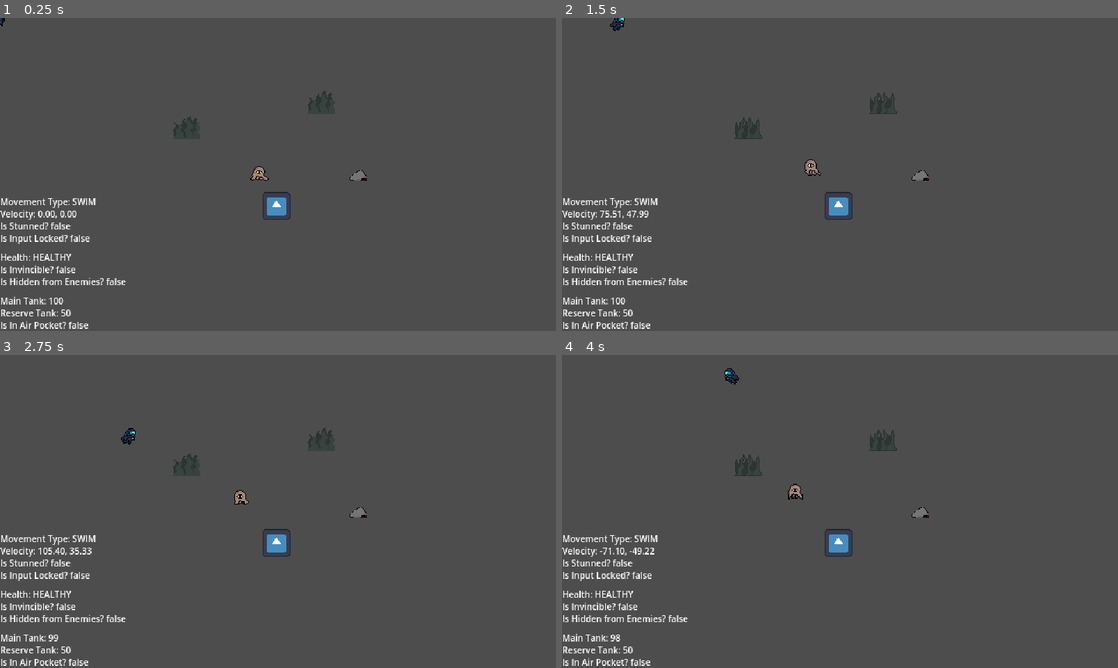
Above: before the commit, frames 1-4 (two rows, left to right).
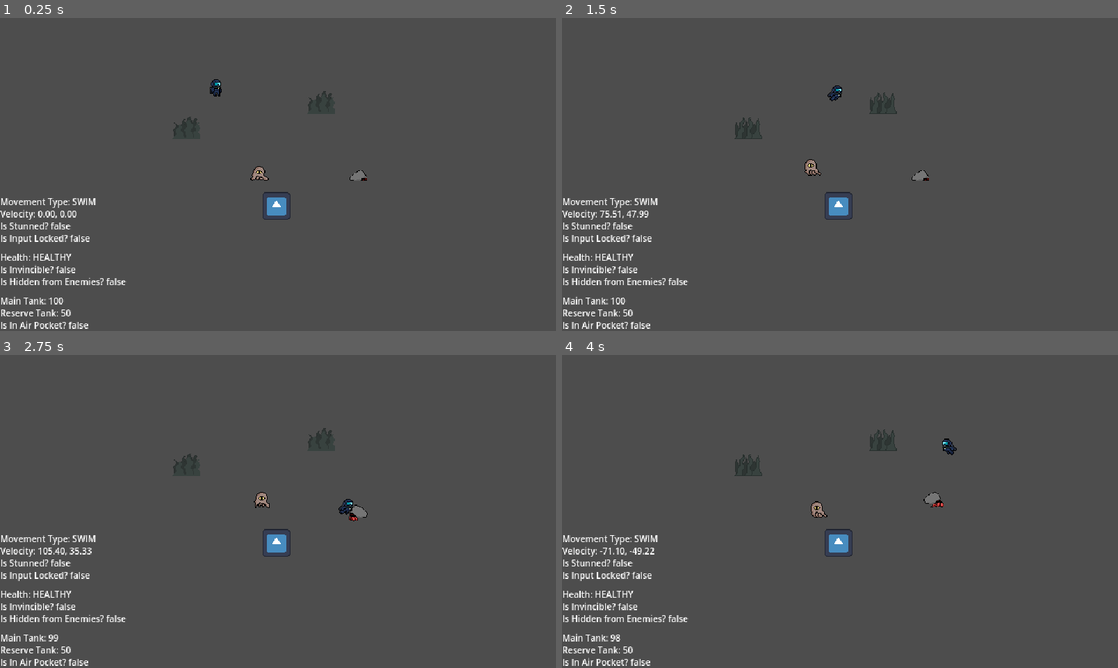
Above: after the commit, the same moments.

Repository: Absolute-Cinema-GameDev/callisto-game
Game: Godot game, scene res://scenes/main.tscn
Same seed, same stepped clock (60 frames per second), same inputs: the game is played once before the commit and once after it. The engine's default icon, where the game draws it, is replaced by a stand-in: a white triangle on a blue panel in a dark square.
Inputs:
- Up to frame 1 (0.25 s): no input
- Up to frame 2 (1.5 s): hold D (move_right) 0.53-1.28 s; hold Space (interact) 0.53-1.28 s; hold S (move_down) from 1.28 s (still down); tap Space (interact) at 1.35 s
- Up to frame 3 (2.75 s): release S (move_down) at 2.03 s; hold D (move_right) from 2.03 s (still down); hold Space (interact) from 2.03 s (still down)
- Up to frame 4 (4 s): release D (move_right) at 2.78 s; release Space (interact) at 2.78 s; hold W (move_up) 2.78-3.53 s; tap Space (interact) at 2.85 s; hold A (move_left) from 3.53 s (still down); hold Space (interact) from 3.53 s (still down)

The runs differ from the first frame. In frame 1, 0.1% of the frame differs, in the area x 0-40%, y 0-26%; in frame 2, 0.2%; in frame 3, 0.4%; in frame 4, 0.6%, in the area x 29-71%, y 4-52%.

Commit message:
Fix attack bug

Diff:
--- a/scenes/entities/patrol/patrol.gd
+++ b/scenes/entities/patrol/patrol.gd
@@ -23,7 +23,7 @@
 
 var can_attack: bool = false
 var is_attacking: bool = false
-var attack_cooldown: float = 1.0
+var attack_cooldown: float = 0.5
 var attack_timer: float = 0.0
 var attack_box_collision_base_offset: float = 13.0
 
@@ -83,7 +83,11 @@
 
 			var to_player = (player.global_position - global_position).normalized()
 			velocity = to_player * chase_speed
-
+			if not anim_player.is_playing() or (anim_player.current_animation != "chase" and anim_player.has_animation("chase")):
+				if anim_player.has_animation("chase"):
+					anim_player.play("chase")
+				else:
+					anim_player.play("swim")
 			if velocity.length() > 1:
 				vision_area.rotation = velocity.angle()
 			move_and_slide()
@@ -92,6 +96,10 @@
 
 	elif state == "attack":
 		velocity = Vector2.ZERO
+		if not can_attack:
+			is_attacking = false
+			_enter_chase_state()
+			return
 		if not is_attacking:
 			is_attacking = true
 			anim_player.play("attack")
@@ -132,6 +140,8 @@
 	state_time = 0.0
 	state_duration = randf_range(min_move_time, max_move_time)
 	_set_random_direction()
+	if anim_player.has_animation("swim"):
+		anim_player.play("swim")
 
 func _enter_idle_state():
 	state = "idle"
@@ -141,6 +151,11 @@
 func _enter_chase_state():
 	state = "chase"
 	state_time = 0.0
+	is_attacking = false
+	if anim_player.has_animation("chase"):
+		anim_player.play("chase")
+	else:
+		anim_player.play("swim")
 
 func _enter_attack_state():
 	state = "attack"
--- a/scenes/entities/patrol/patrol.tscn
+++ b/scenes/entities/patrol/patrol.tscn
@@ -25,7 +25,6 @@
 [sub_resource type="Animation" id="Animation_vevqw"]
 resource_name = "attack"
 length = 0.3
-loop_mode = 1
 tracks/0/type = "value"
 tracks/0/imported = false
 tracks/0/enabled = true
@@ -33,7 +32,7 @@
 tracks/0/interp = 1
 tracks/0/loop_wrap = true
 tracks/0/keys = {
-"times": PackedFloat32Array(0, 0.0333333, 0.0666667, 0.1, 0.133333, 0.166667, 0.2, 0.233333, 0.8, 0.9),
+"times": PackedFloat32Array(0, 0.0333333, 0.0666667, 0.1, 0.133333, 0.166667, 0.2, 0.233333, 0.266667, 0.3),
 "transitions": PackedFloat32Array(1, 1, 1, 1, 1, 1, 1, 1, 1, 1),
 "update": 1,
 "values": [20, 21, 10, 11, 12, 13, 14, 16, 17, 18]
@@ -76,6 +75,7 @@
 [sub_resource type="Animation" id="Animation_j1xoo"]
 resource_name = "swim"
 length = 0.75
+loop_mode = 1
 tracks/0/type = "value"
 tracks/0/imported = false
 tracks/0/enabled = true
@@ -89,10 +89,28 @@
 "values": [20, 21, 22, 23, 24, 25, 26, 27]
 }
 
+[sub_resource type="Animation" id="Animation_twc6q"]
+resource_name = "chase"
+length = 0.6
+loop_mode = 1
+tracks/0/type = "value"
+tracks/0/imported = false
+tracks/0/enabled = true
+tracks/0/path = NodePath("Sprite2D:frame")
+tracks/0/interp = 1
+tracks/0/loop_wrap = true
+tracks/0/keys = {
+"times": PackedFloat32Array(3.72529e-08, 0.1, 0.2, 0.3, 0.4, 0.5, 0.6),
+"transitions": PackedFloat32Array(1, 1, 1, 1, 1, 1, 1),
+"update": 1,
+"values": [21, 22, 23, 24, 25, 26, 27]
+}
+
 [sub_resource type="AnimationLibrary" id="AnimationLibrary_f6fpu"]
 _data = {
 "RESET": SubResource("Animation_y6uhk"),
 "attack": SubResource("Animation_vevqw"),
+"chase": SubResource("Animation_twc6q"),
 "idle": SubResource("Animation_7dp2n"),
 "stun": SubResource("Animation_sannr"),
 "swim": SubResource("Animation_j1xoo")
@@ -107,7 +125,8 @@
 [node name="Patrol" type="CharacterBody2D"]
 position = Vector2(301, 178)
 scale = Vector2(1, 0.981203)
-collision_layer = 3
+collision_layer = 2
+collision_mask = 0
 script = ExtResource("1_gaa75")
 chase_speed = 50.0
 stun_duration = 3.0
@@ -128,6 +147,7 @@
 vframes = 4
 
 [node name="AttackBox" type="Area2D" parent="Sprite2D"]
+collision_layer = 0
 
 [node name="CollisionShape2D" type="CollisionShape2D" parent="Sprite2D/AttackBox"]
 position = Vector2(12, 5.096)
--- a/scenes/levels/stunrock/stunrock.tscn
+++ b/scenes/levels/stunrock/stunrock.tscn
@@ -35,6 +35,8 @@
 animation = &"static"
 
 [node name="AreaDetection" type="Area2D" parent="."]
+collision_layer = 0
+collision_mask = 3
 
 [node name="CollisionDetection" type="CollisionShape2D" parent="AreaDetection"]
 shape = SubResource("CircleShape2D_8c3tq")
--- a/scenes/main.tscn
+++ b/scenes/main.tscn
@@ -9,10 +9,12 @@
 [node name="Main" type="Node2D"]
 
 [node name="Player" parent="." instance=ExtResource("1_uknod")]
+position = Vector2(250, 81)
 
 [node name="Ambush" parent="." instance=ExtResource("2_mpr4x")]
 position = Vector2(412, 182)
 scale = Vector2(0.3, 0.3)
+collision_layer = 4
 
 [node name="Stunrock" parent="." instance=ExtResource("3_6cob6")]
 position = Vector2(318, 216)
Not shown: 1 places in scenes/entities/patrol/patrol.tscn that only renumber resources
